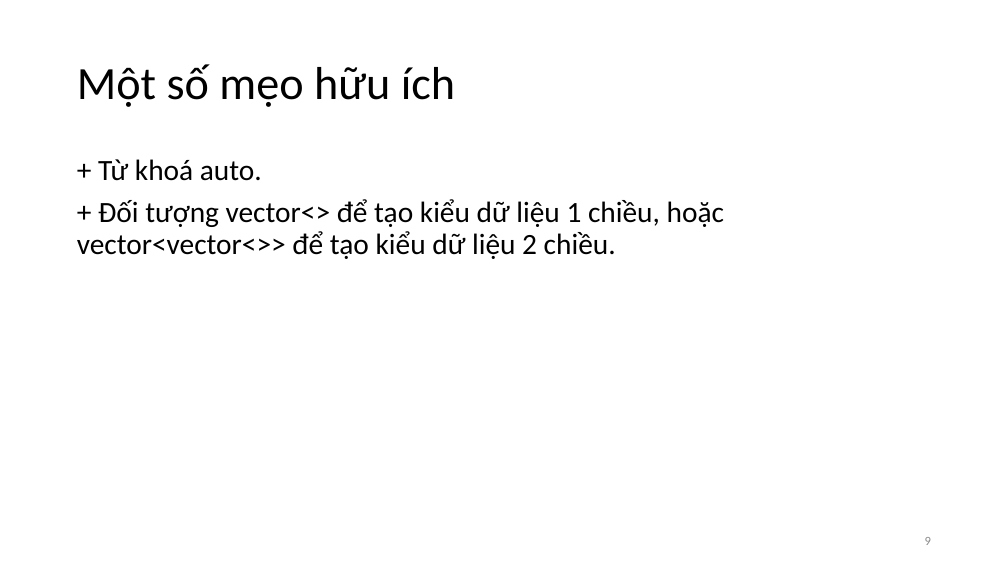
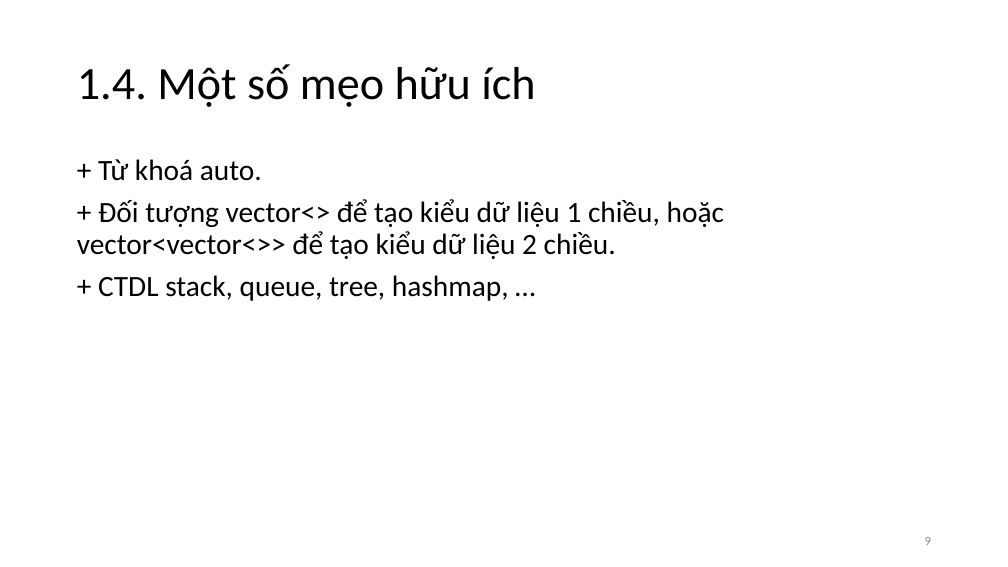
Before and after one commit to vutuanhai237/CourseMaterials, a slide deck: slide 9 of IT002-OOP/Slide thực hành/Lab 1. BasicCplusplus.pptx. Drawn at 1008x567 pixels with LibreOffice and Linux fonts; fonts in the diff are those of the drawing. Boxes give left, top, right and bottom in pixels: in the first picture for what was removed or moved away, otherwise in the second. Text is boxed around its words. In the diff, an @@ line names an element or a change of style, - is before the commit and + after.

```diff
--- a/IT002-OOP/Slide thực hành/Lab 1. BasicCplusplus.pptx
+++ b/IT002-OOP/Slide thực hành/Lab 1. BasicCplusplus.pptx
@@ title at box(77, 64, 535, 107): text changed @@
-Một số mẹo hữu ích
+1.4. Một số mẹo hữu ích
@@ text at box(98, 275, 509, 301): paragraph added @@
++ CTDL stack, queue, tree, hashmap, …
```
Also in this commit, not shown: 6 other slides changed, 1 slide added, 1 slide removed, 36 other files.
